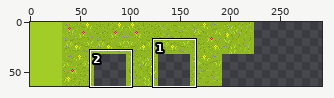
Sprite sheet: sprites/Spr_piso_02/layers/9d2c09ed-d758-4a69-873e-fdcdce1b8e29/004fc648-a0a4-4a65-bde8-58148f0985c3.png. Above, an overview of the earlier version with the close-up marked.
Close-up. First the earlier version:
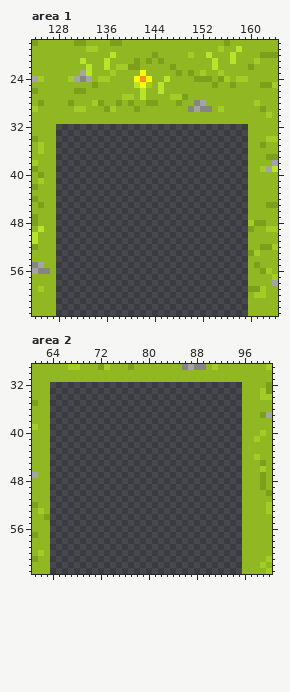
The file is 320x64 pixels. Colours within 5 levels of each other are drawn and written as one. Shown: area 1: x 124..164, y 18..63; area 2: x 61..100, y 29..63. The wide view leaves out empty margins. The commit also changed other parts of the picture, which this record leaves out.
The result:
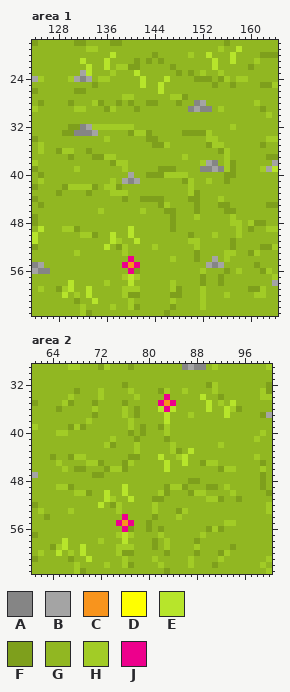
Palette (. is transparent): A #858585  B #a4a4a4  C #f8941d  D #ffff00  E #b7e52b  F #7e9f1c  G #91b722  H #a2cc26  J #ed008c
Change:
Changed rows in their new state; - is an unchanged pixel.
Area 1:
first column x 141:
23 EG-
24 GEG
25 GEG
26 -G-
27 -G-
first column x 128:
32 GGFFABHHHHHHHGGGGGGGGGGGGGGGGHGG
33 GFFAAABGGGGGFHHFGGGGGFFFFHGGGGGG
34 GGGGGGGGHGGGGGGFFGGGGGGGGHHGGGGG
35 GGGGGGGGGGGGGGGGFFHGGGGGGFHHGGGG
36 FHHGGFGGGGGGGGGGGGGGGGGGGGGFHGGG
37 GGFGGGFFHHGGGGGGGGGGGHGGGGGGHGGG
38 GGGGGGGGGFHHGGGGGGGGGGGGHBAGHFGG
39 GGGHGGGGGGGHGGGGGFFFGGGGAABAHFGG
40 GGGGGGGGGGGGBGGFFFHHHHGGGGGGFFGG
41 GGGGGGGGGHGBABGGGGGGGFHGGHGGFGGG
42 GFHHHHFGHHFGGGGGGGGGGGHGGGGGGGGG
43 FGGGGFGGGHHHGGGGGGGGGGHFGGGGGGGG
44 GGGGGGGGGGGFGGFFFFGGGGFFGGGHGGGG
45 GGGGGGGGGGGGGGGGGFHGGGGFGGGFFGGG
46 GGGGGGGHGGGGGGHGGGFFGGGFGGGGFFGG
47 GGGGGGGGGGGGGGGGGGGFGGGHGGGGGHGG
48 GGGGGGGGGGGGGGGGGGGFGGGGGGGGGHHG
49 GHHFGGGGGGGGEGGGGGGFGGGGGGGGGGHG
50 GGGGHHFGGEGGEGGGGGGGGGFGGGHGGGHG
51 GGGGGGGGGEHGGEGGGGGGGGHHGGGGGFGG
52 GGGGGGGGEGFHGGGGHGGGGGGHGGGGGFGG
53 GGGHGGGGGGGHGGGGGGGGGGGFGGGGHHGG
54 GGGGGGGGGGGGJGGGGGGHGGGFGGBGHGGG
55 GGGGGGGGGGGJCJGGGGGGGGGGGBABGGGG
56 GGGGGGGGGGGGJFGGGGGGGGGGHGGGFGHG
57 GGGGGGGGGGGHEHGGGGGGGGGGFGGFGGGG
58 GGEGGGGGHGGGEGGGGGGHGGGGFGGFGGGG
59 FHEGGEGGGGGHHHGGGGGHFGGGHGGGGGGG
60 GEGHGEGGGGGHFFGGGGGFFGGGHGGGHGGG
61 GGGFGGEGGGGGHGGGGGGHGGGGHGGGGGGG
62 GGGGHGGGGHGGHFGGGGGFGGGGHGGGGGGG
63 GGGGHFGGGGGGGGGGGGFGGGGGGGGGGGGG
Area 2:
first column x 64:
32 GGGGGGGGGGGGFGGGGGGGGGGGGGFHGGGG
33 GGGGFGGGHGGGGHGGGGFHGGHGGGGHGGGG
34 GGGHGGGGHGGGGGHGGGGJGGGGGEGGFGGG
35 GGHFGGGFGGGGFGGGGGJCJGGGGGEGHGEG
36 GFGGGGGHGGGGHGFGGGEJEGGGGGEGGEHF
37 GGGGGGGFGGGGHGFGGGGEGGGHGGGGGEGG
38 GGGGGGHGGGGGGHGGGGGEGGGGGGGGGGGG
39 GGGFHFGGGGGGGHGFGGFHGGGGGGGGGGGG
40 GHHGGGGGGGGGGFGFGGGHGGGGGGGGGGGG
41 GGGGGGGGGGHGGGFGGGGFGGGGGGGGGGGG
42 GGGGGGGGGHFGGGHGGGGGHGGGGGGGHGGG
43 GGGGGGGGGGGGGGHGGGGGHFGEGGGGGGGG
44 FGGFHHGGGGGGGFFGGGEGGHEGGGGGGGGG
45 GHGGGGHHFGGGFHGGGGGEGGEGGFHHGGGG
46 GGHGFFGGGFHHFGGGGGGEGGGGGGGGFHHG
47 GGGGGGGFFGGGGGGGGGGGGGGGGGGGGGGG
48 GGGGGGGGGGGGGGGGGGGGGGGFFGGGGGGG
49 GHHFGGGGGGGGEGGGGGGFHHFGGGFFGHGG
50 GGGGHHFGGEGGEGGGGGHFGGGFHHGGGGHG
51 GGGGGGGGGEHGGEGGGFFGGGGGGGHHFGGF
52 GGGGGGGGEGFHGGGGGHGGGGGGGGGGGGGG
53 GGGHGGGGGGGHGGGGGHGGGFHGGGGGGGGG
54 GGGGGGGGGGGGJGGGGFGGGHGGGGGGGGGG
55 GGGGGGGGGGGJCJGGFGGGGGGGGGGGGHHG
56 GGGGGGGGGGGGJFGGFGFGGGGGGGFHFGGG
57 GGGGGGGGGGGHEHGGGGHGGGGGGHGGGGGG
58 GGEGGGGGHGGGEGGGGFGHGGGGFGGGGGGG
59 FHEGGEGGGGGHHHGGGFGHGGGGHGGGGGFG
60 GEGHGEGGGGGHFFGGGGGFGGGGFGGGFHGG
61 GGGFGGEGGGGGHGGGGHGGGGGHGGGGHGGG
62 GGGGHGGGGHGGHFGGGGHGGGGHGGGFGGGG
63 GGGGHFGGGGGGGGGGGGGFGGGGGGGGGGGG
Where, in picture pixels (left, top, right, bottom), the same in both close-ups:
changed: (56, 70, 248, 316)
added: (50, 382, 242, 574)
